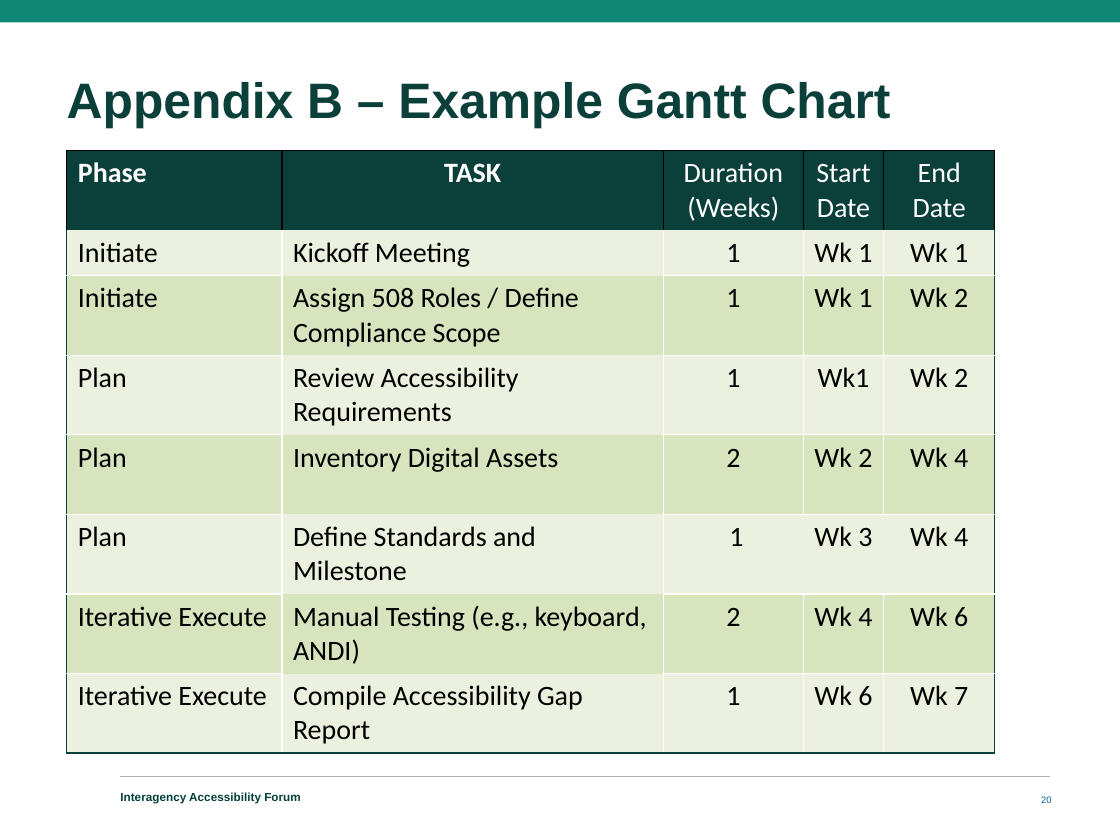
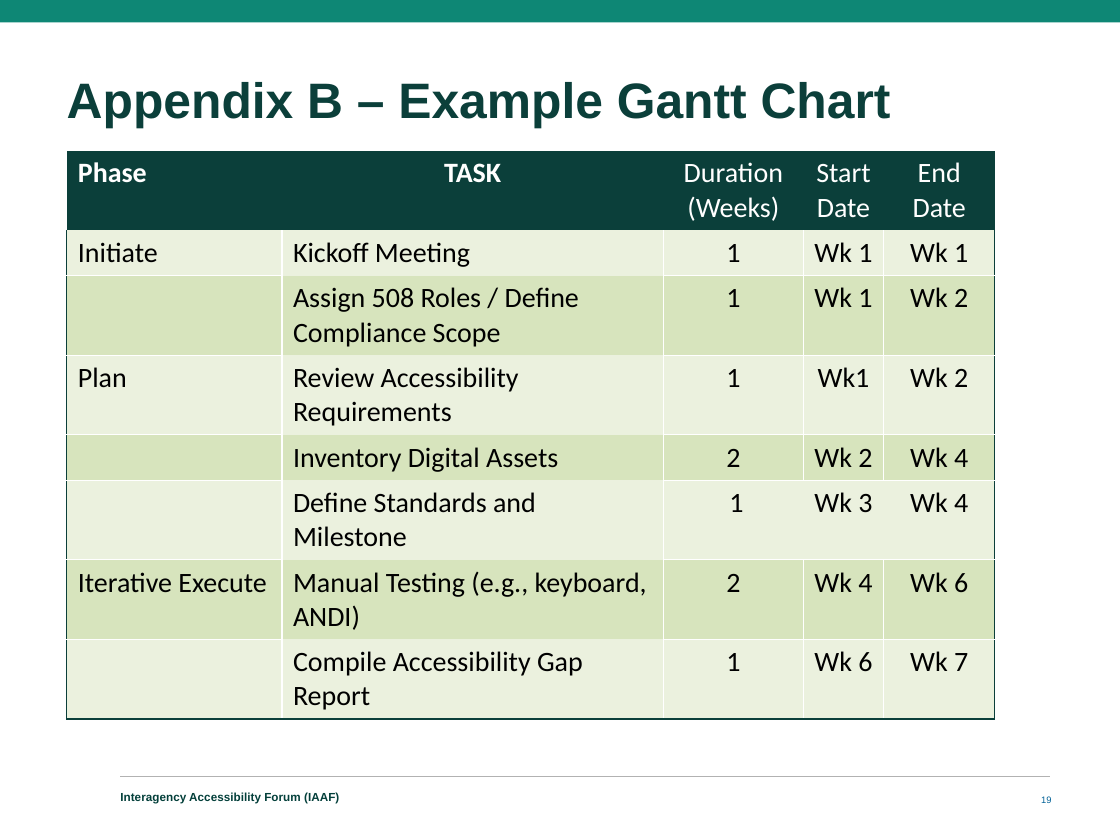
Before and after one commit to GSA/Section508.gov, a slide deck: slide 19 of assets/files/iaaf/2025/IAAF-2025-Enhancing-Your-Section-508-Assessment.pptx (slide 20 before the commit). Drawn at 1120x840 pixels with LibreOffice and Linux fonts; fonts in the diff are those of the drawing; background and template pictures are left out. Boxes give left, top, right and bottom in pixels: in the first picture for what was removed or moved away, otherwise in the second. Text is boxed around its words. In the diff, an @@ line names an element or a change of style, - is before the commit and + after.

Commit message:
Update IAAF files, PM List

```diff
--- a/assets/files/iaaf/2025/IAAF-2025-Enhancing-Your-Section-508-Assessment.pptx
+++ b/assets/files/iaaf/2025/IAAF-2025-Enhancing-Your-Section-508-Assessment.pptx
@@ table at bbox=[67, 150, 996, 714] @@
-row 3, column 1: Initiate
+row 3, column 1: 
-row 5, column 1: Plan
+row 5, column 1: 
-row 6, column 1: Plan
+row 6, column 1: 
-row 8, column 1: Iterative Execute
+row 8, column 1: 
@@ borders changed @@
@@ text at bbox=[120, 792, 339, 803]: text changed @@
-Interagency Accessibility Forum
+Interagency Accessibility Forum (IAAF)
@@ page number at bbox=[1041, 796, 1051, 803]: text changed @@
-20
+19
```
Also in this commit, not shown: 22 other slides changed, 1 slide removed, 2 other files.
